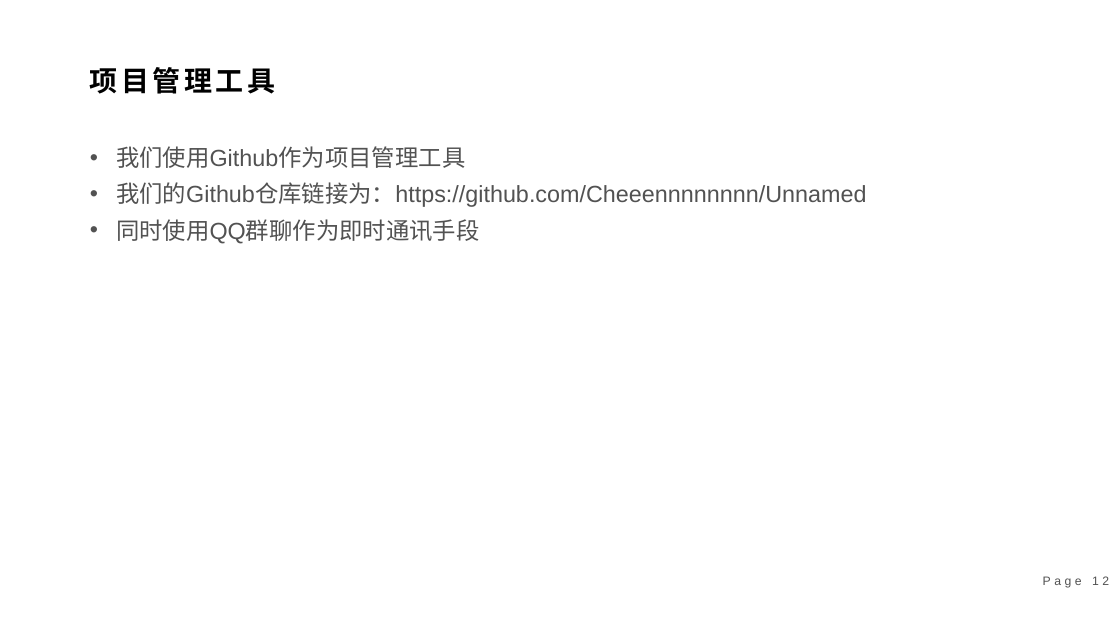
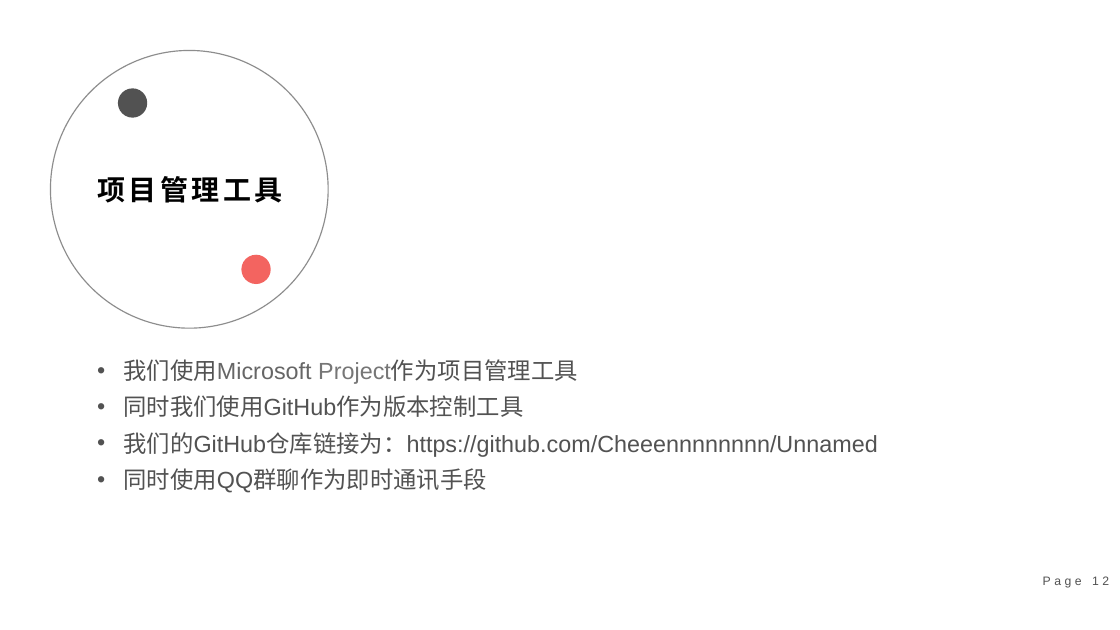
Before and after one commit to Cheeennnnnnnn/Unnamed, a slide deck: slide 12 of 第一次提交物-未命名小组/第1次汇报-未命名小组.pptx. Drawn at 1120x630 pixels with LibreOffice and Linux fonts; fonts in the diff are those of the drawing. Boxes give left, top, right and bottom in pixels: in the first picture for what was removed or moved away, otherwise in the second. Text is boxed around its words. In the diff, an @@ line names an element or a change of style, - is before the commit and + after.

```diff
--- a/第一次提交物-未命名小组/第1次汇报-未命名小组.pptx
+++ b/第一次提交物-未命名小组/第1次汇报-未命名小组.pptx
@@ ellipse added at bbox=[50, 50, 329, 329], outline #525252 1 pt @@
@@ ellipse added at bbox=[118, 88, 147, 118], fill #525252 @@
@@ text "项目管理工具": place and size @@
-text "项目管理工具" at bbox=[90, 67, 275, 94]
+text "项目管理工具" at bbox=[97, 176, 282, 203]
@@ ellipse added at bbox=[241, 255, 271, 284], fill #F36460 @@
@@ text "我们使用Microsoft Project作为项目管理工具": place and size @@
-text "我们使用Microsoft Project作为项目管理工具" at bbox=[116, 146, 866, 244]
+text "我们使用Microsoft Project作为项目管理工具" at bbox=[123, 359, 877, 493]
@@ text at bbox=[123, 359, 877, 457]: text changed @@
-• 我们使用Github作为项目管理工具
-• 我们的Github仓库链接为：https://github.com/Cheeennnnnnnn/Unnamed
+• 我们使用Microsoft Project作为项目管理工具
+• 同时我们使用GitHub作为版本控制工具
+• 我们的GitHub仓库链接为：https://github.com/Cheeennnnnnnn/Unnamed
```
Also in this commit, not shown: 10 other slides changed, 4 slides added, 8 other files.
